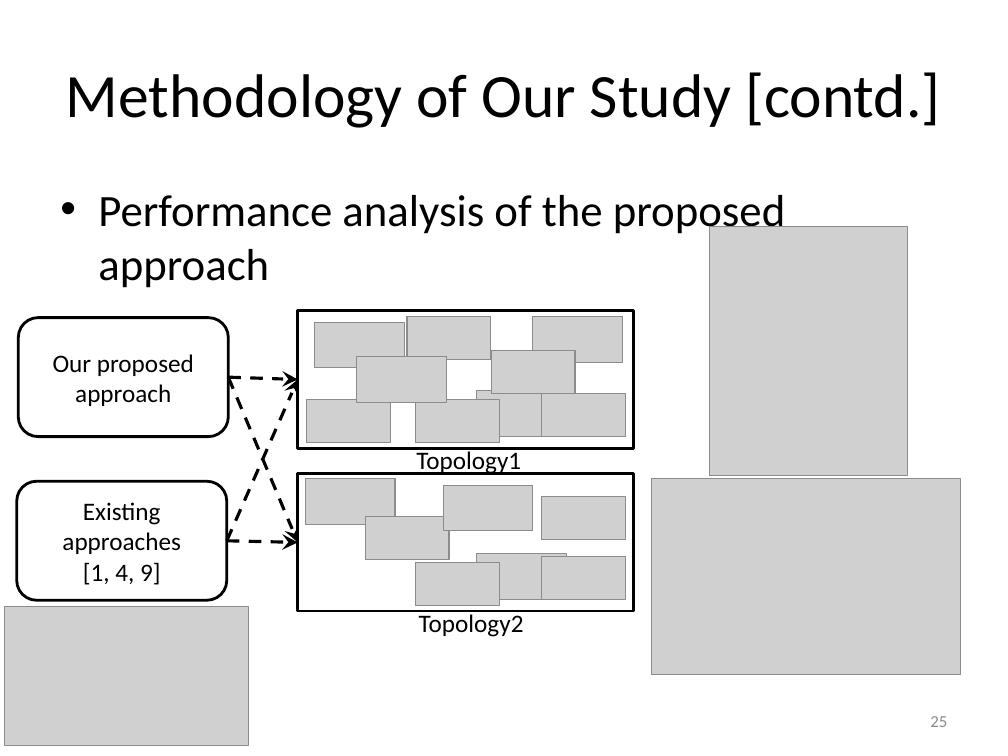
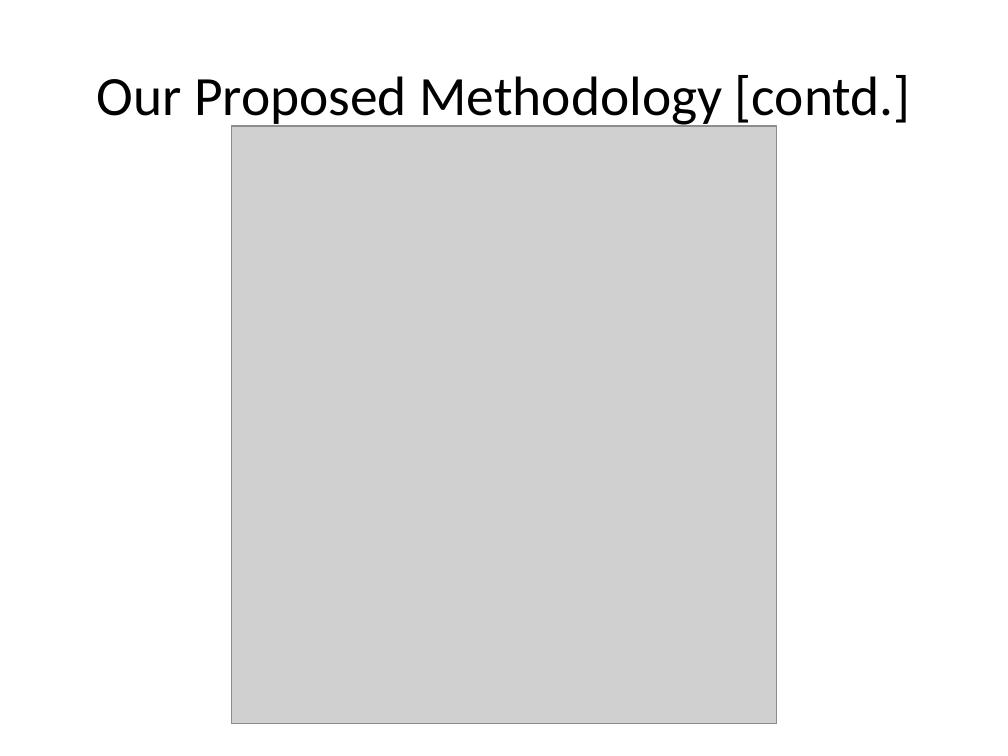
Before and after one commit to takhandipu/MSThesisPresentation, a slide deck: slide 24 of draft.pptx (slide 25 before the commit). Drawn at 1008x756 pixels with LibreOffice and Linux fonts; fonts in the diff are those of the drawing; grey boxes stand for pictures. Boxes give left, top, right and bottom in pixels: in the first picture for what was removed or moved away, otherwise in the second. Text is boxed around its words. In the diff, an @@ line names an element or a change of style, - is before the commit and + after.

```diff
--- a/draft.pptx
+++ b/draft.pptx
@@ title at box(97, 75, 911, 129): text changed; size 44 to 39.6 pt @@
-Methodology of Our Study [contd.]
+Our Proposed Methodology [contd.]
@@ picture added at box(232, 126, 777, 724) @@
@@ text removed at box(98, 195, 785, 288) @@
-• Performance analysis of the proposed approach
@@ picture removed at box(710, 227, 907, 476) @@
@@ rounded rectangle removed at box(18, 318, 228, 436) @@
-Our proposed approach
@@ arrow removed from (227, 541) to (297, 379) @@
@@ arrow removed from (229, 377) to (297, 379) @@
@@ arrow removed from (229, 377) to (297, 542) @@
@@ picture removed at box(651, 479, 960, 674) @@
@@ rounded rectangle removed at box(17, 481, 227, 600) @@
-Existing approaches
-[1, 4, 9]
@@ arrow removed from (227, 541) to (297, 542) @@
@@ picture removed at box(4, 606, 248, 745) @@
@@ group removed at box(297, 310, 633, 637): 16 pictures, 2 rectangles, 2 texts @@
-Topology1
-Topology2
@@ page number removed at box(930, 716, 947, 727) @@
-25
```
Also in this commit, not shown: 8 other slides changed, 12 slides added, 7 slides removed, 2 other files.
